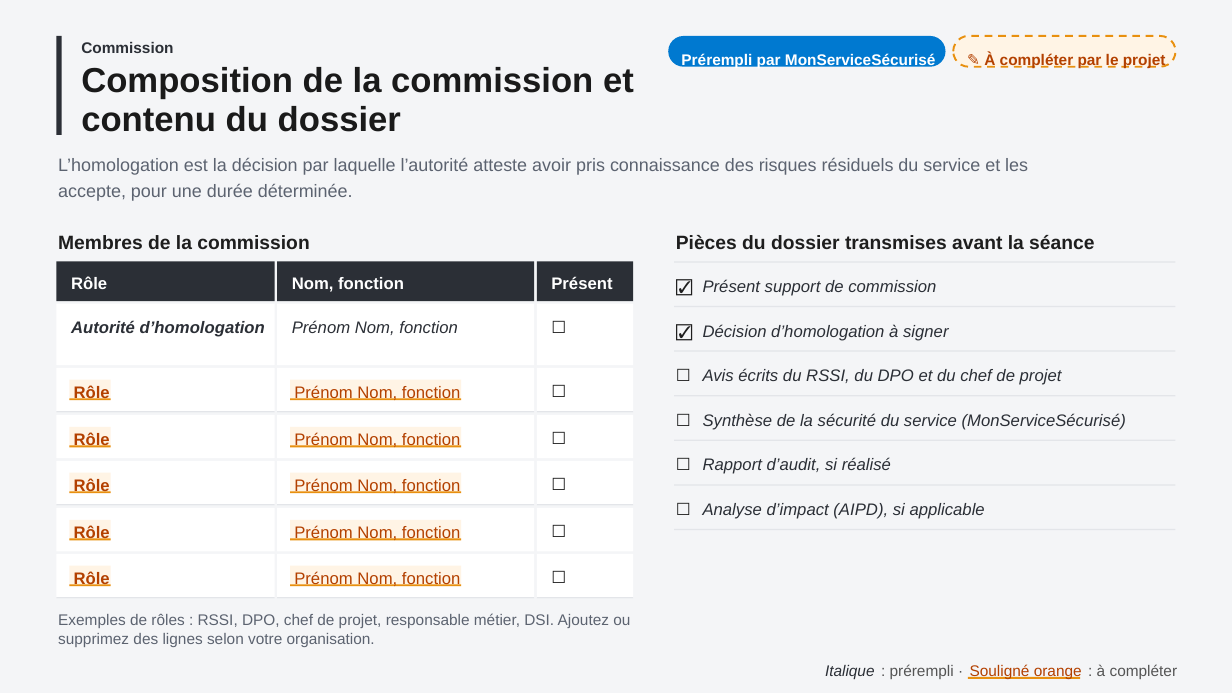
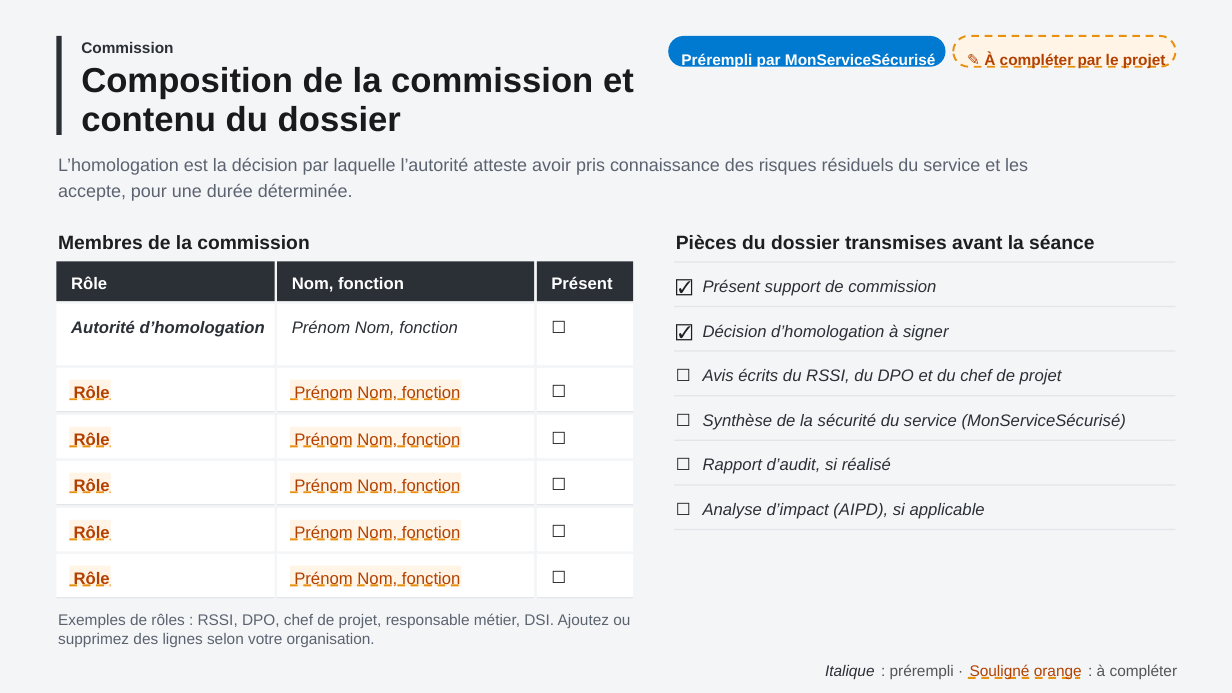
Before and after one commit to betagouv/mon-service-securise, a slide deck: slide 3 of src/vuesPowerpoint/supportCommissionHomologation.pptx. Drawn at 1232x693 pixels with LibreOffice and Linux fonts; fonts in the diff are those of the drawing. Boxes give left, top, right and bottom in pixels: in the first picture for what was removed or moved away, otherwise in the second. Text is boxed around its words. In the diff, an @@ line names an element or a change of style, - is before the commit and + after.

```diff
--- a/src/vuesPowerpoint/supportCommissionHomologation.pptx
+++ b/src/vuesPowerpoint/supportCommissionHomologation.pptx
@@ rectangle removed at <box>69,399,110,400</box> @@
@@ line added from (69, 399) to (111, 399), #E8900F 2.25 pt dashed @@
@@ rectangle removed at <box>290,399,461,400</box> @@
@@ line added from (290, 399) to (461, 399), #E8900F 2.25 pt dashed @@
@@ rectangle removed at <box>69,445,110,447</box> @@
@@ line added from (69, 447) to (111, 447), #E8900F 2.25 pt dashed @@
@@ rectangle removed at <box>290,445,461,447</box> @@
@@ line added from (290, 447) to (461, 447), #E8900F 2.25 pt dashed @@
@@ rectangle removed at <box>69,492,110,493</box> @@
@@ line added from (69, 492) to (111, 492), #E8900F 2.25 pt dashed @@
@@ rectangle removed at <box>290,492,461,493</box> @@
@@ line added from (290, 492) to (461, 492), #E8900F 2.25 pt dashed @@
@@ rectangle removed at <box>69,538,110,540</box> @@
@@ rectangle removed at <box>290,538,461,540</box> @@
@@ line added from (69, 540) to (111, 540), #E8900F 2.25 pt dashed @@
@@ line added from (290, 540) to (461, 540), #E8900F 2.25 pt dashed @@
@@ rectangle removed at <box>69,585,110,586</box> @@
@@ line added from (69, 585) to (111, 585), #E8900F 2.25 pt dashed @@
@@ rectangle removed at <box>290,585,461,586</box> @@
@@ line added from (290, 585) to (461, 585), #E8900F 2.25 pt dashed @@
@@ rectangle removed at <box>968,677,1080,679</box> @@
@@ line added from (968, 678) to (1080, 678), #E8900F 2.25 pt dashed @@
```
Also in this commit, not shown: 21 other slides changed.
